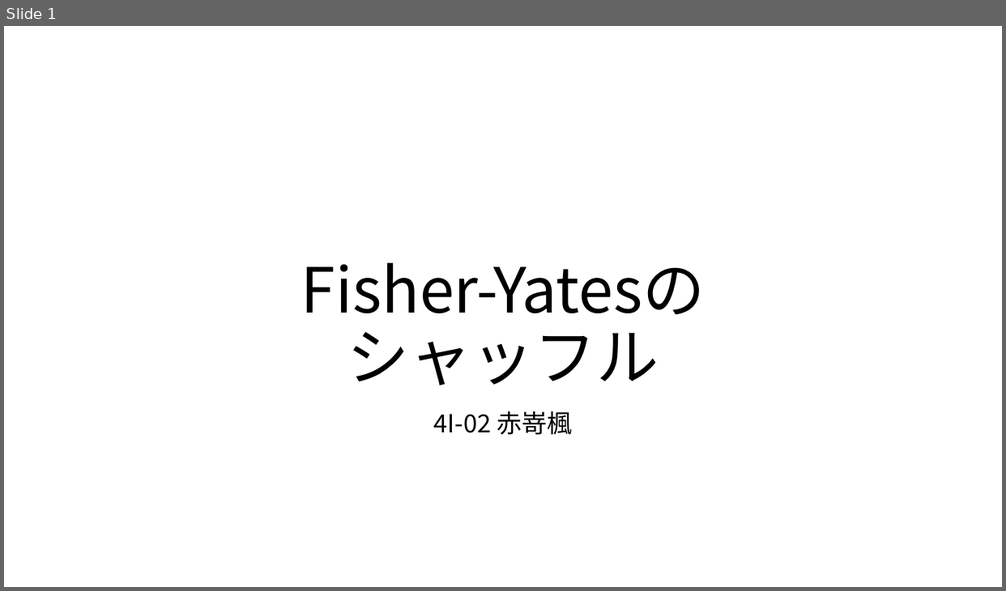
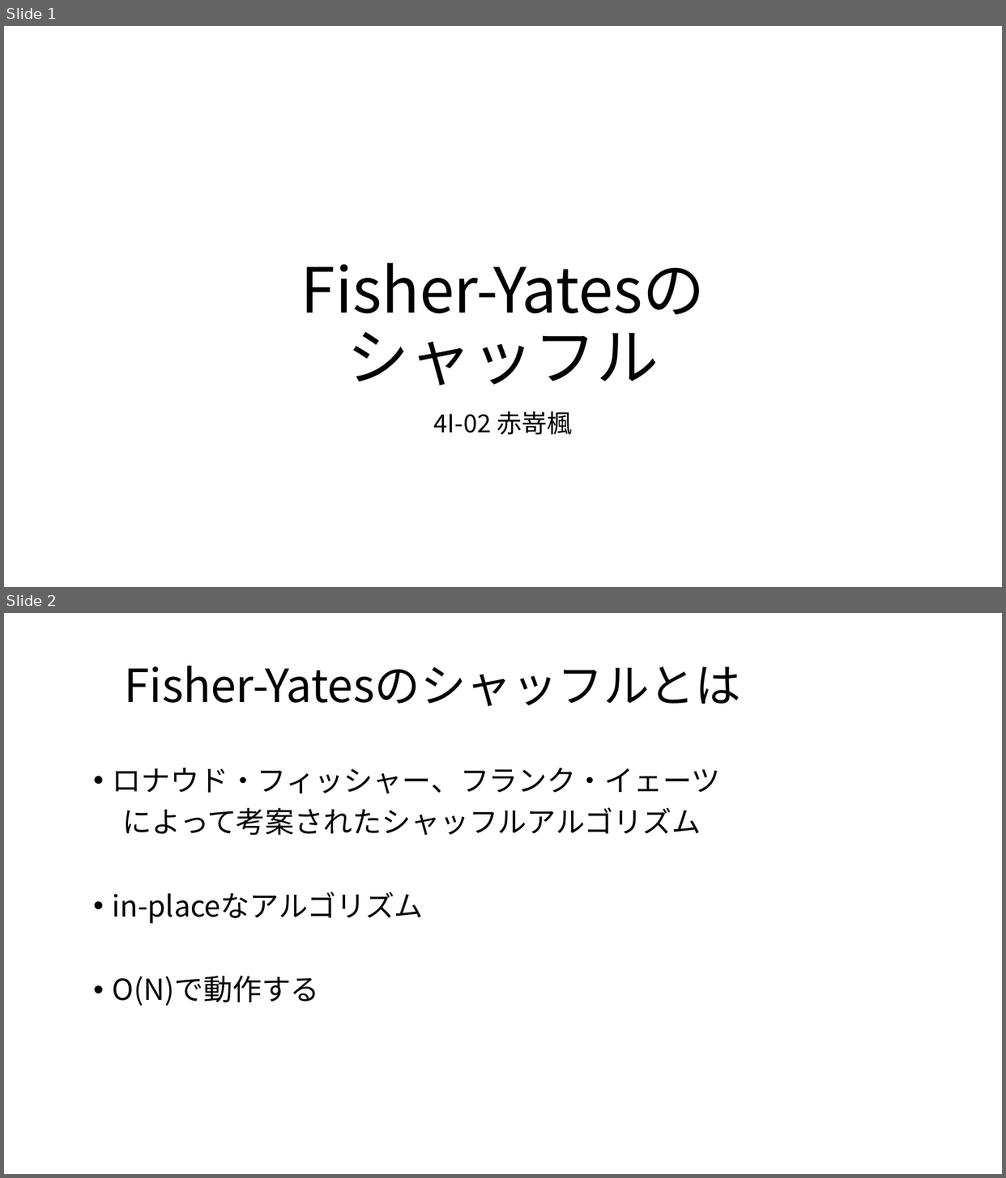
Before and after one commit to ykNe0372/Fisher-Yates, a slide deck: Fisher-Yates発表用.pptx. Shown one above the other, each under a label of ours: slide 1 before the commit, slides 1 and 2 after it. The pictures are 1006x591 and 1006x1178 pixels, drawn with LibreOffice and Linux fonts; fonts in the diff are those of the drawing; background and template pictures are left out. Boxes give left, top, right and bottom in pixels: in the first picture for what was removed or moved away, otherwise in the second. Text is boxed around its words. In the diff, an @@ line names an element or a change of style, - is before the commit and + after.

```diff
--- a/Fisher-Yates発表用.pptx
+++ b/Fisher-Yates発表用.pptx
@@ slide 2 added at [4,613,1002,1174], background picture (left out) @@
@@ title added at [124,666,740,706], 44 pt, text #000000 @@
+Fisher-Yatesのシャッフルとは
@@ text added at [113,768,721,1006], 28 pt, text #000000 @@
+• ロナウド・フィッシャー、フランク・イェーツ
+によって考案されたシャッフルアルゴリズム
+• in-placeなアルゴリズム
+• O(N)で動作する
```
Also in this commit, not shown: 4 other slides added.
